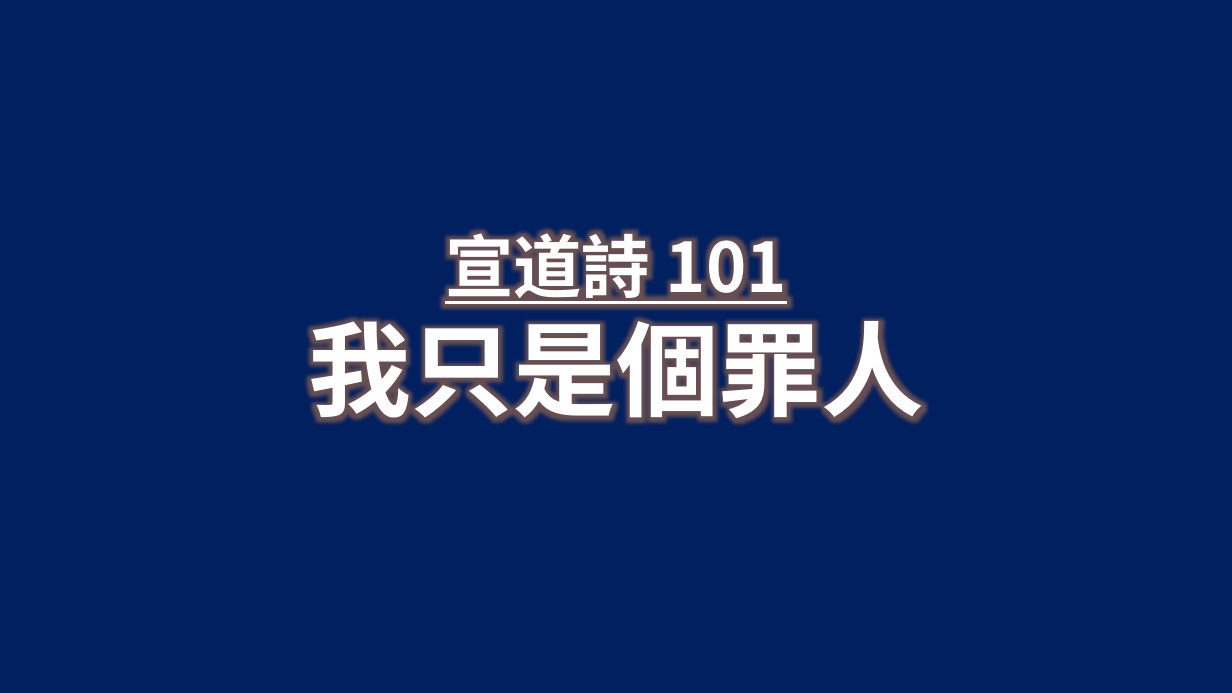
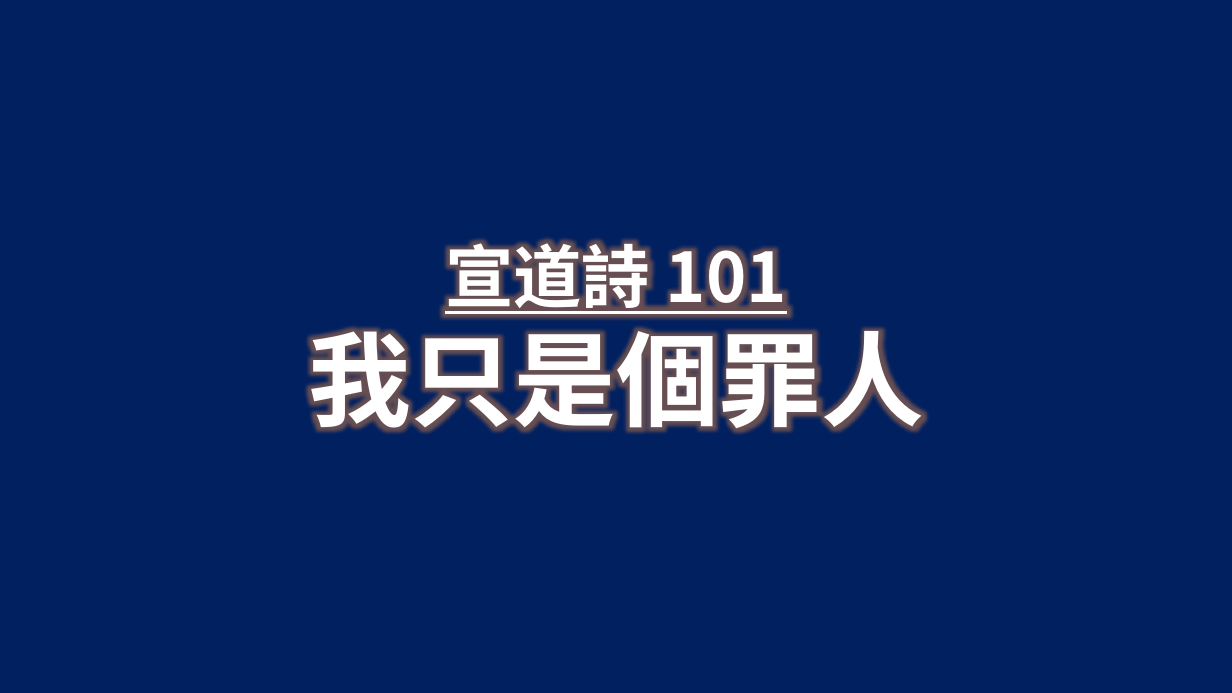
Before and after one commit to batisuoc/other-ppts, a slide deck: slide 19 of 崇拜流程_version03.pptx. Drawn at 1232x693 pixels with LibreOffice and Linux fonts; fonts in the diff are those of the drawing. Boxes give left, top, right and bottom in pixels: in the first picture for what was removed or moved away, otherwise in the second. Text is boxed around its words. In the diff, an @@ line names an element or a change of style, - is before the commit and + after.

```diff
--- a/崇拜流程_version03.pptx
+++ b/崇拜流程_version03.pptx
@@ title "宣道詩 101 我只是個罪人": place and size @@
-title "宣道詩 101 我只是個罪人" at [308,222,924,435]
+title "宣道詩 101 我只是個罪人" at [308,232,924,444]
```
Also in this commit, not shown: 1 other file.
